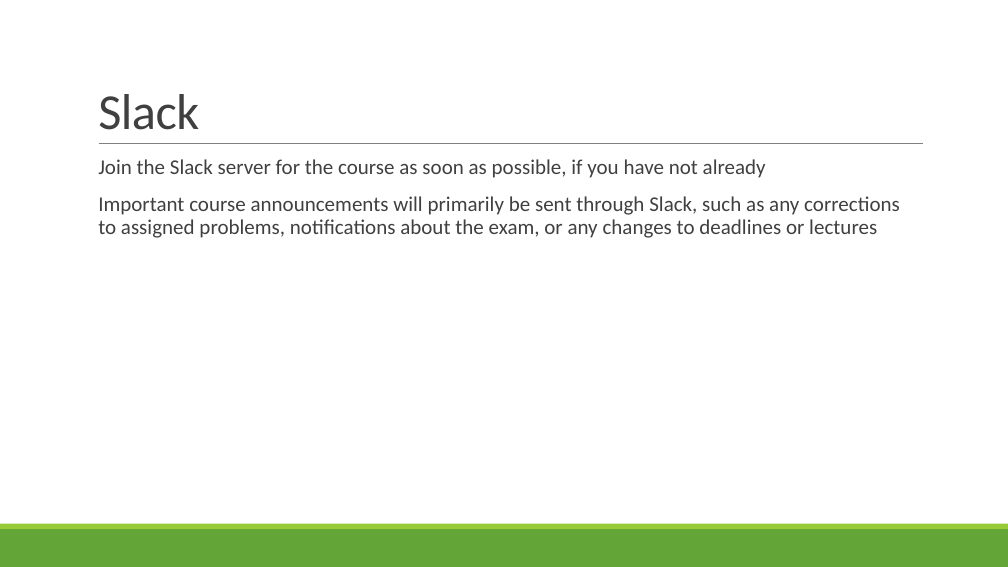
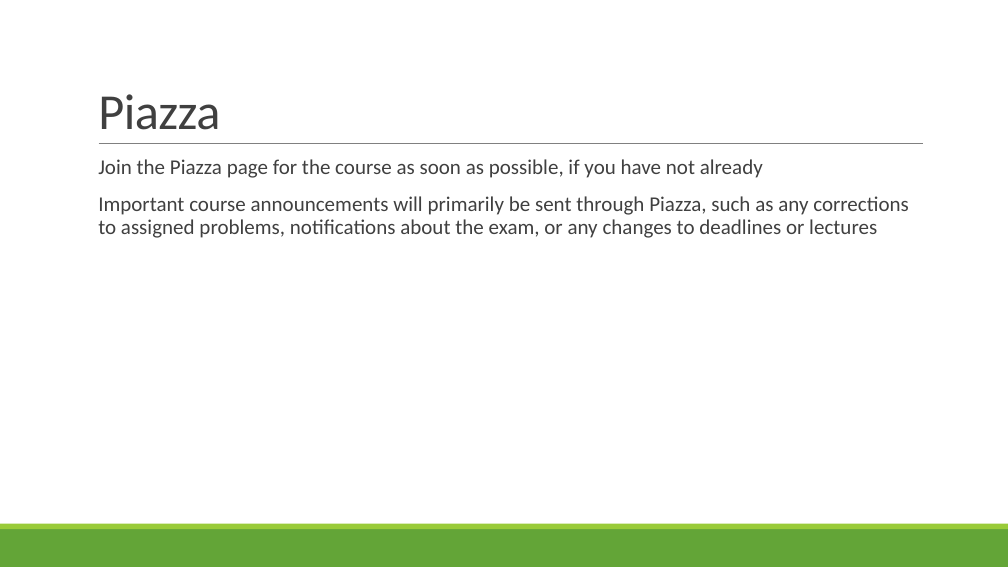
Before and after one commit to rbohrer/pl-course, a slide deck: slide 30 of LectureSlides/02Intro.pptx (slide 56 before the commit). Drawn at 1008x567 pixels with LibreOffice and Linux fonts; fonts in the diff are those of the drawing. Boxes give left, top, right and bottom in pixels: in the first picture for what was removed or moved away, otherwise in the second. Text is boxed around its words. In the diff, an @@ line names an element or a change of style, - is before the commit and + after.

```diff
--- a/LectureSlides/02Intro.pptx
+++ b/LectureSlides/02Intro.pptx
@@ title at (x1=98, y1=94, x2=220, y2=130): text changed @@
-Slack
+Piazza
@@ text at (x1=98, y1=159, x2=909, y2=238): text changed @@
-  Join the Slack server for the course as soon as possible, if you have not already
-  Important course announcements will primarily be sent through Slack, such as any corrections to assigned problems, notifications about the exam, or any changes to deadlines or lectures
+  Join the Piazza page for the course as soon as possible, if you have not already
+  Important course announcements will primarily be sent through Piazza, such as any corrections to assigned problems, notifications about the exam, or any changes to deadlines or lectures
```
Also in this commit, not shown: 13 other slides changed, 5 slides added, 12 slides removed, 2 other files.
